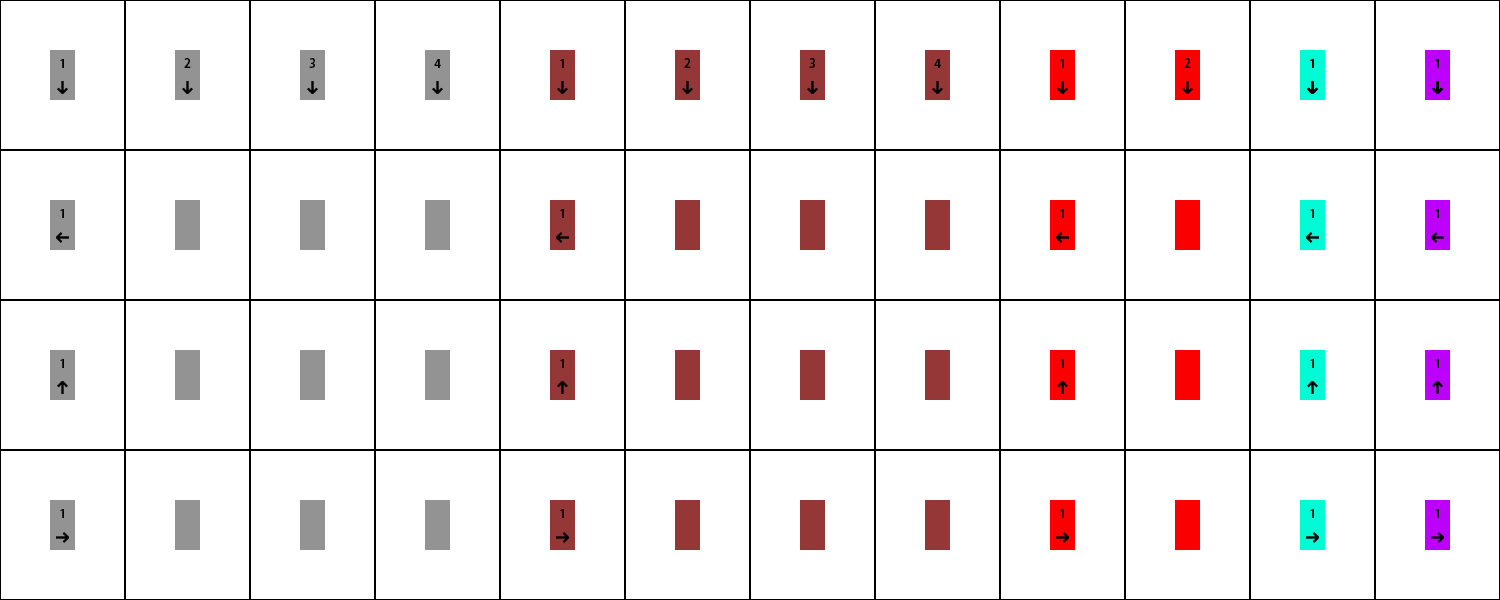
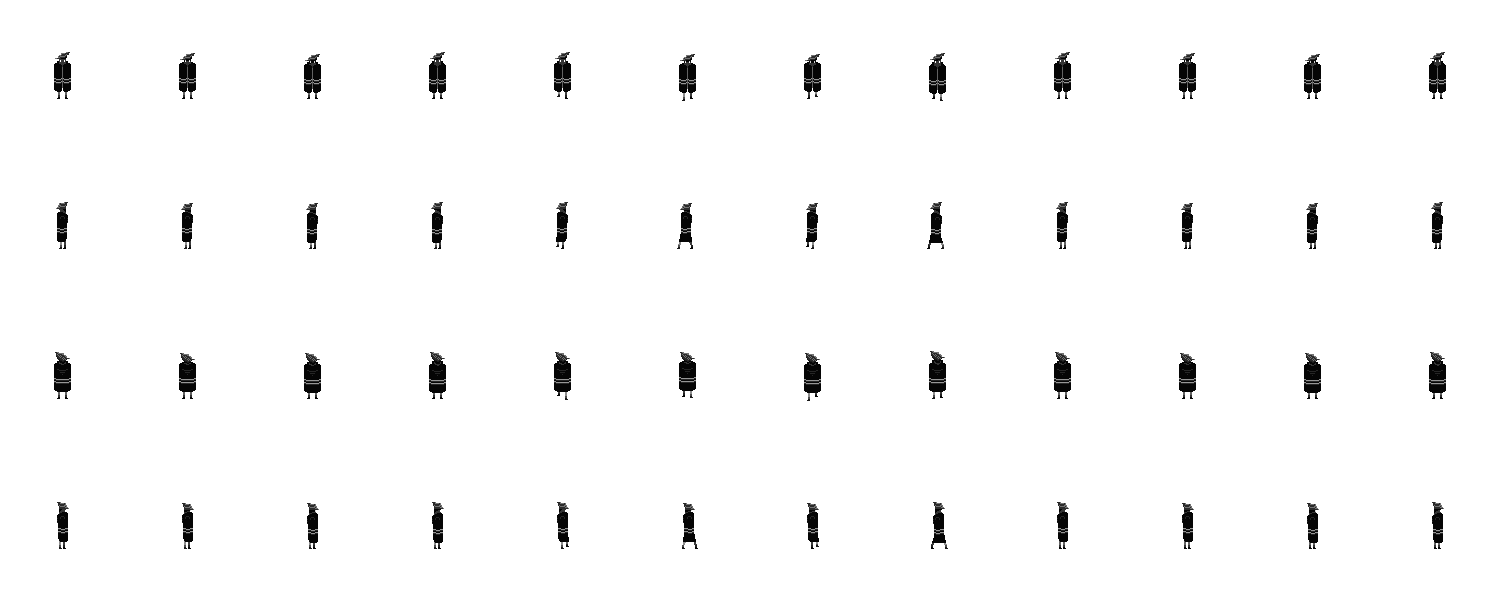
Before/after of a 1500px x 600px layered artwork. What changed in the layer stack:
removed layer "Layer 2 copy 47" over [1375, 450, 1500, 600]
removed layer "Layer 2 copy 46" over [1250, 450, 1375, 600]
removed layer "Layer 2 copy 45" over [1125, 450, 1250, 600]
removed layer "Layer 2 copy 44" over [1000, 450, 1125, 600]
removed layer "Layer 2 copy 43" over [875, 450, 1000, 600]
removed layer "Layer 2 copy 42" over [750, 450, 875, 600]
removed layer "Layer 2 copy 41" over [625, 450, 750, 600]
removed layer "Layer 2 copy 40" over [500, 450, 625, 600]
removed layer "Layer 2 copy 39" over [375, 450, 500, 600]
removed layer "Layer 2 copy 38" over [250, 450, 375, 600]
removed layer "Layer 2 copy 37" over [125, 450, 250, 600]
removed layer "Layer 2 copy 36" over [0, 450, 125, 600]
removed layer "Layer 2 copy 35" over [1375, 300, 1500, 450]
removed layer "Layer 2 copy 34" over [1250, 300, 1375, 450]
removed layer "Layer 2 copy 33" over [1125, 300, 1250, 450]
removed layer "Layer 2 copy 32" over [1000, 300, 1125, 450]
removed layer "Layer 2 copy 31" over [875, 300, 1000, 450]
removed layer "Layer 2 copy 30" over [750, 300, 875, 450]
removed layer "Layer 2 copy 29" over [625, 300, 750, 450]
removed layer "Layer 2 copy 28" over [500, 300, 625, 450]
removed layer "Layer 2 copy 27" over [375, 300, 500, 450]
removed layer "Layer 2 copy 26" over [250, 300, 375, 450]
removed layer "Layer 2 copy 25" over [125, 300, 250, 450]
renamed "Layer 2" to "Layer 0", painted on it over [0, 0, 1446, 549]
…and 84 more changes (1 mask, 1 painted, 83 removed, 1 renamed)
